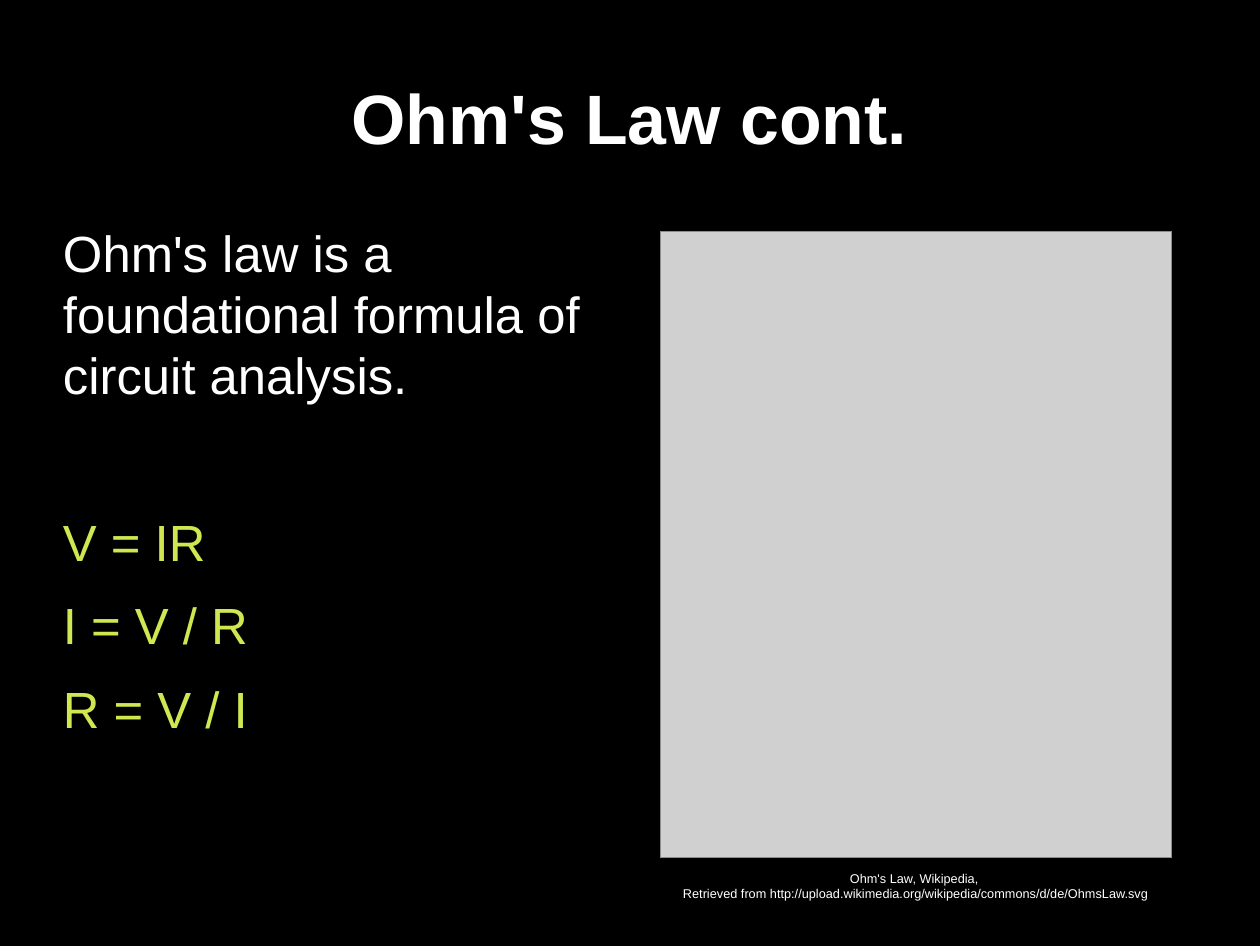
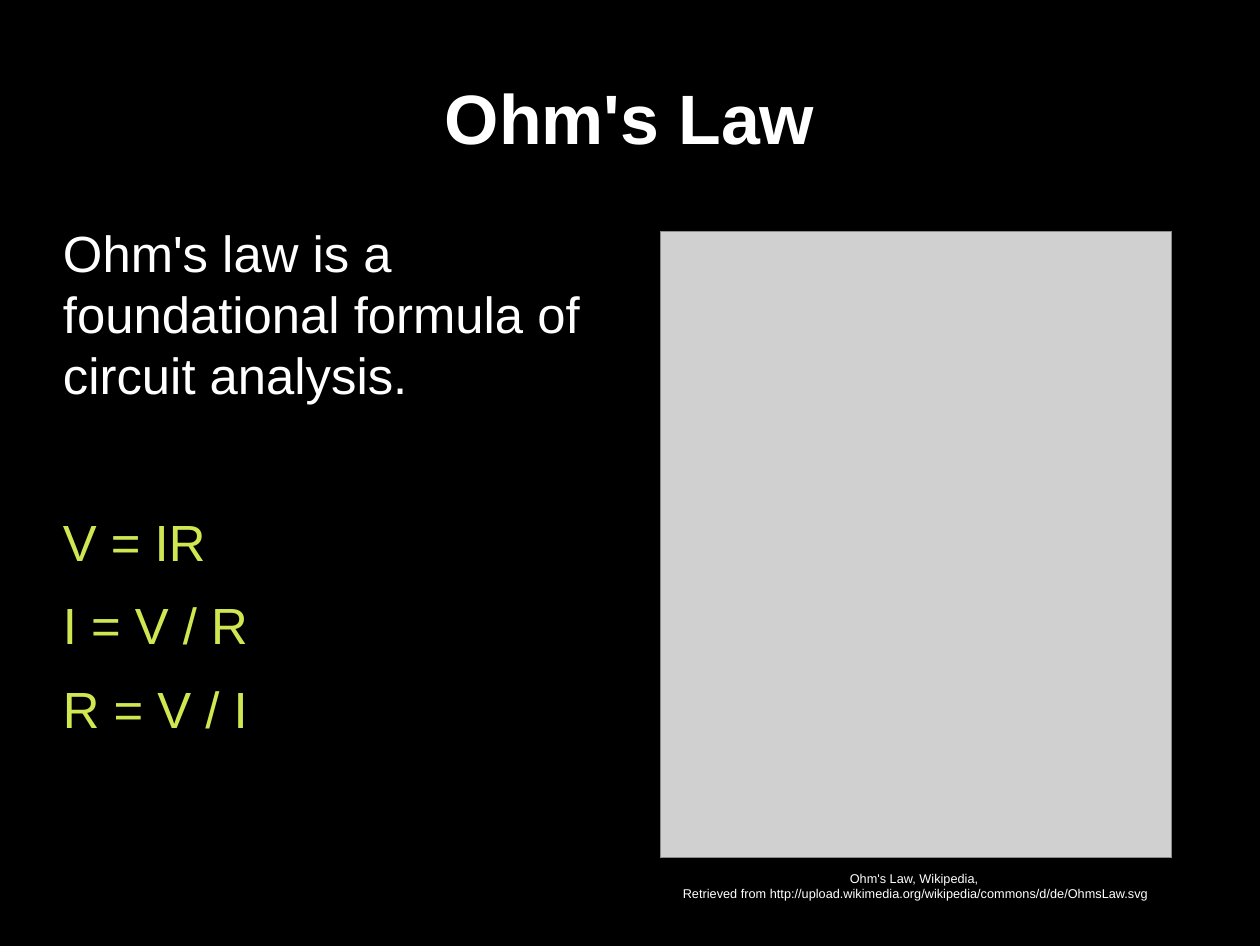
Before and after one commit to gaudeon/rpi_gpio_overview, a slide deck: slide 10 of slides/RPi GPIO Overview.odp. Drawn at 1260x946 pixels with LibreOffice and Linux fonts; fonts in the diff are those of the drawing; grey boxes stand for pictures. Boxes give left, top, right and bottom in pixels: in the first picture for what was removed or moved away, otherwise in the second. Text is boxed around its words. In the diff, an @@ line names an element or a change of style, - is before the commit and + after.

```diff
--- a/slides/RPi GPIO Overview.odp
+++ b/slides/RPi GPIO Overview.odp
@@ title at [445, 93, 815, 145]: text changed @@
-Ohm's Law cont.
+Ohm's Law
```
Also in this commit, not shown: 6 other slides changed, 7 slides added.
